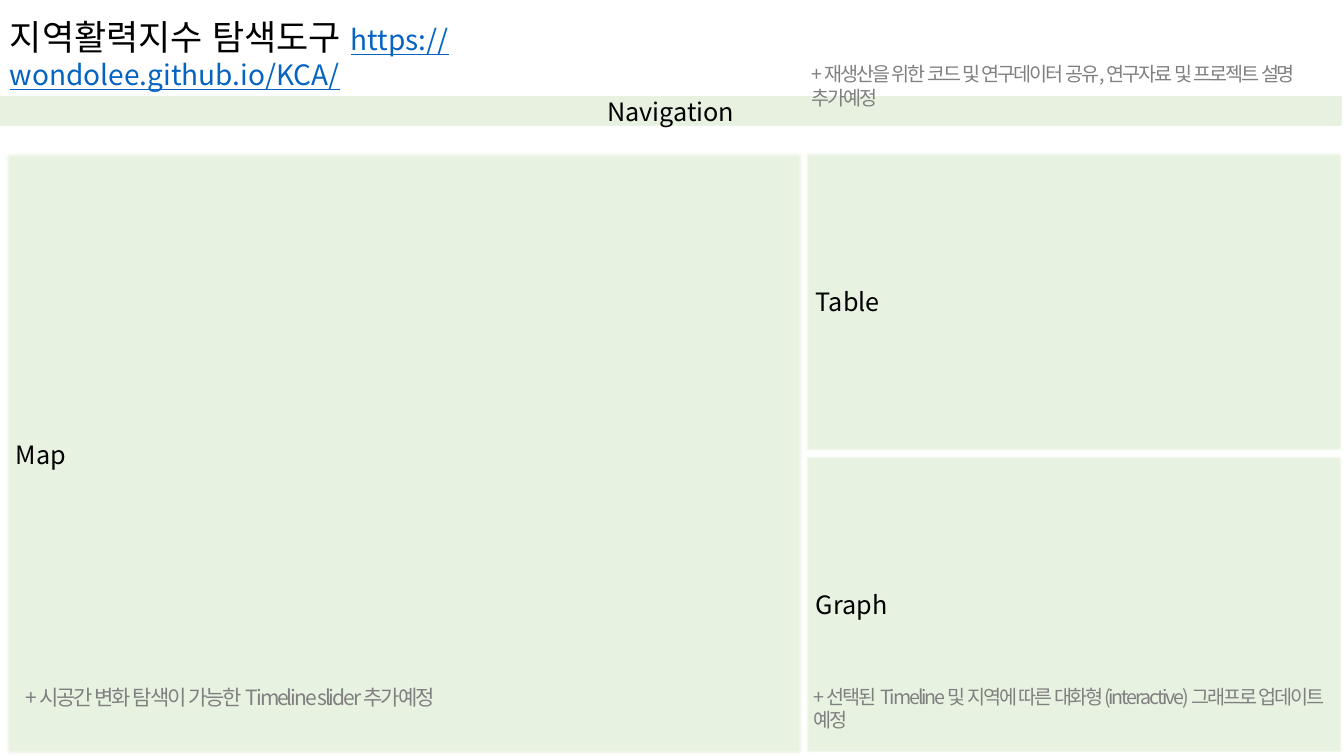
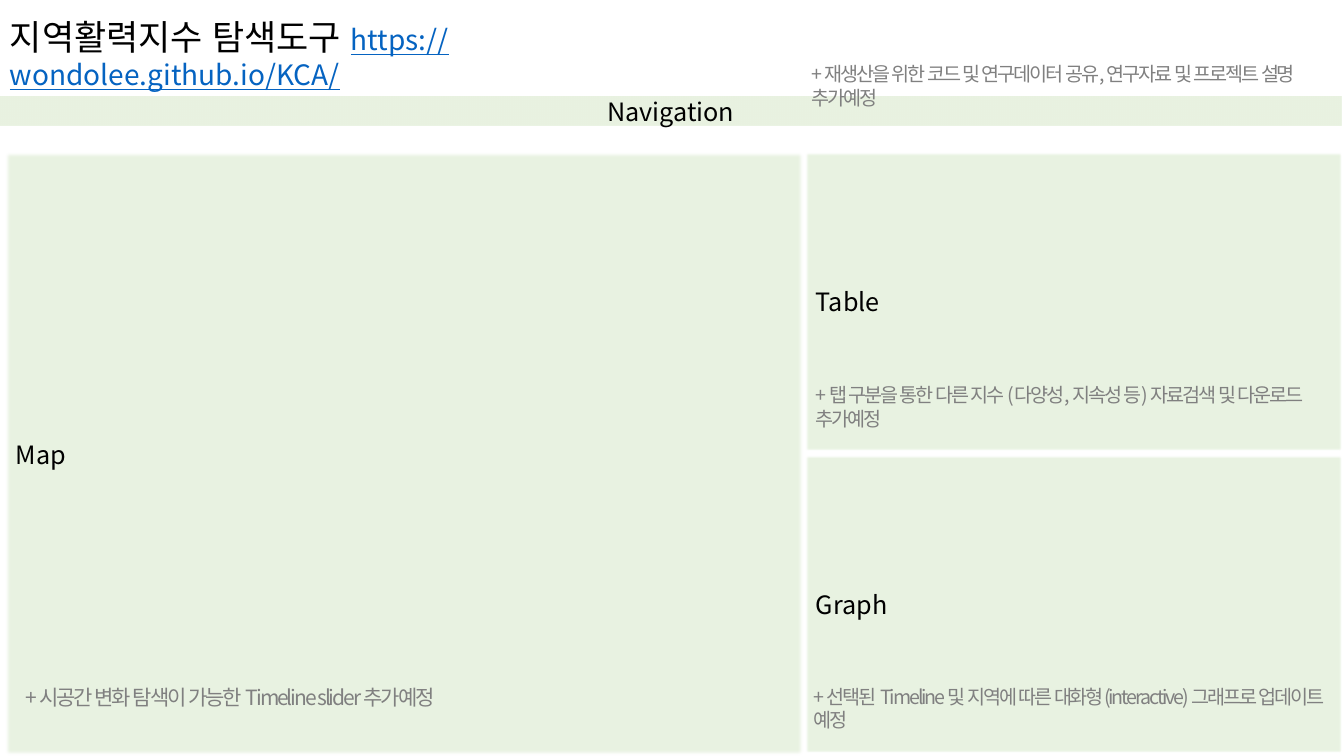
Before and after one commit to wondolee/KCA, a slide deck: slide 1 of design/지역활력지수_탐색도구_디자인_20221124.pptx. Drawn at 1344x756 pixels with LibreOffice and Linux fonts; fonts in the diff are those of the drawing; background and template pictures are left out. Boxes give left, top, right and bottom in pixels: in the first picture for what was removed or moved away, otherwise in the second. Text is boxed around its words. In the diff, an @@ line names an element or a change of style, - is before the commit and + after.

```diff
--- a/design/지역활력지수_탐색도구_디자인_20221124.pptx
+++ b/design/지역활력지수_탐색도구_디자인_20221124.pptx
@@ text added at <box>816,386,1303,428</box>, 14 pt, text #808080 @@
++ 탭 구분을 통한 다른 지수 (다양성, 지속성 등) 자료검색 및 다운로드 추가예정
```
